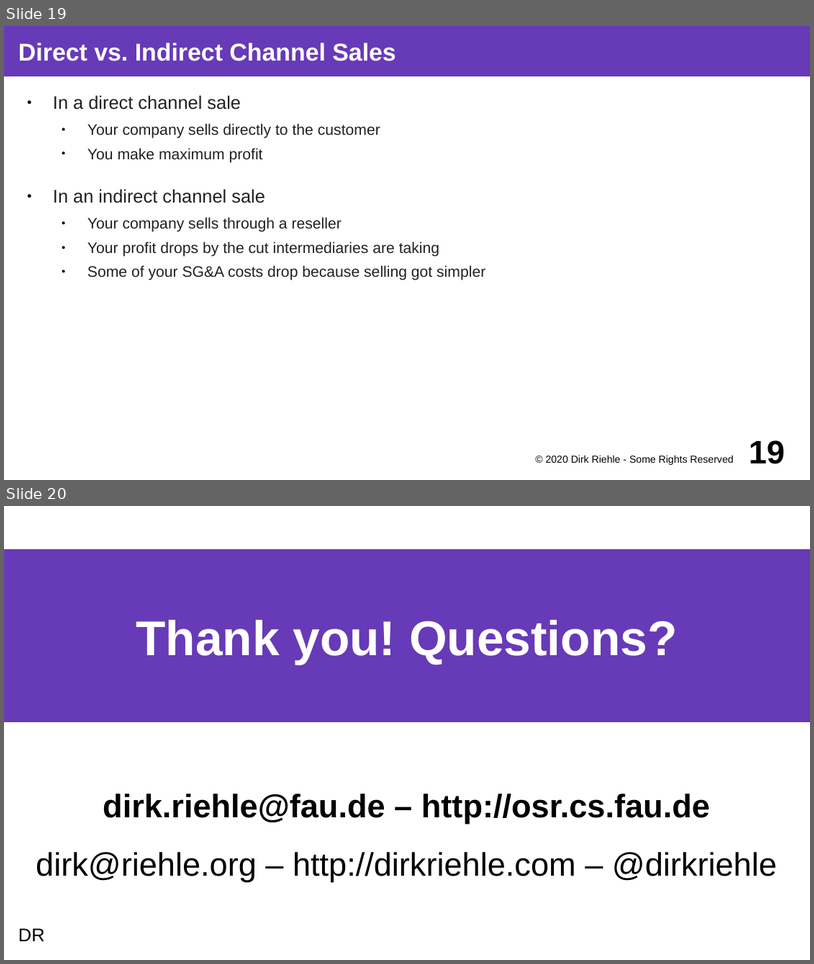
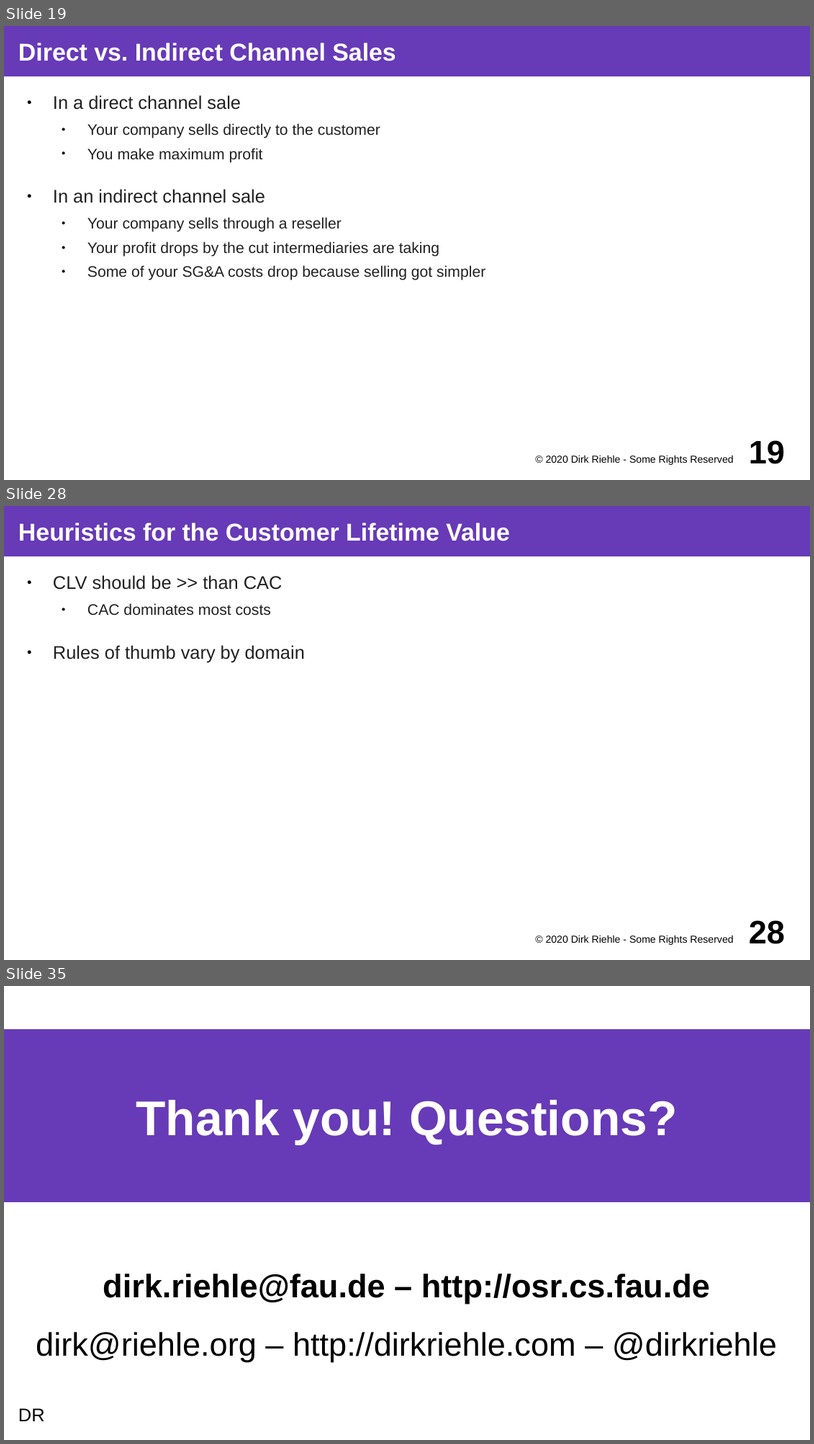
Before and after one commit to dirkriehle/coss-course, a slide deck: Lecture slides/COSS B04 - Business Models.odp. Shown one above the other, each under a label of ours: slides 19 and 20 before the commit, slides 19, 28 and 35 after it; the slides between them are not shown. The pictures are 814x964 and 814x1444 pixels, drawn with LibreOffice and Linux fonts; fonts in the diff are those of the drawing. Boxes give left, top, right and bottom in pixels: in the first picture for what was removed or moved away, otherwise in the second. Text is boxed around its words. In the diff, an @@ line names an element or a change of style, - is before the commit and + after.

```diff
--- a/Lecture slides/COSS B04 - Business Models.odp
+++ b/Lecture slides/COSS B04 - Business Models.odp
@@ slide 28 added at box(4, 506, 810, 960), background #FFFFFF @@
@@ title added at box(4, 506, 810, 556), fill #673AB7, 24 pt, text #FFFFFF, bold @@
+Heuristics for the Customer Lifetime Value
@@ text added at box(53, 575, 305, 662), 18 pt, text #212121 @@
+● CLV should be >> than CAC
+  ● CAC dominates most costs
+● Rules of thumb vary by domain
@@ text added at box(546, 934, 733, 944), 10 pt, text #000000 @@
+© 2020 Dirk Riehle - Some Rights Reserved
@@ page number added at box(749, 920, 785, 944), 32 pt, text #000000, bold @@
+28
@@ what was slide 20 is now slide 35 @@
```
Also in this commit, not shown: 14 other slides added, 1 other file.
